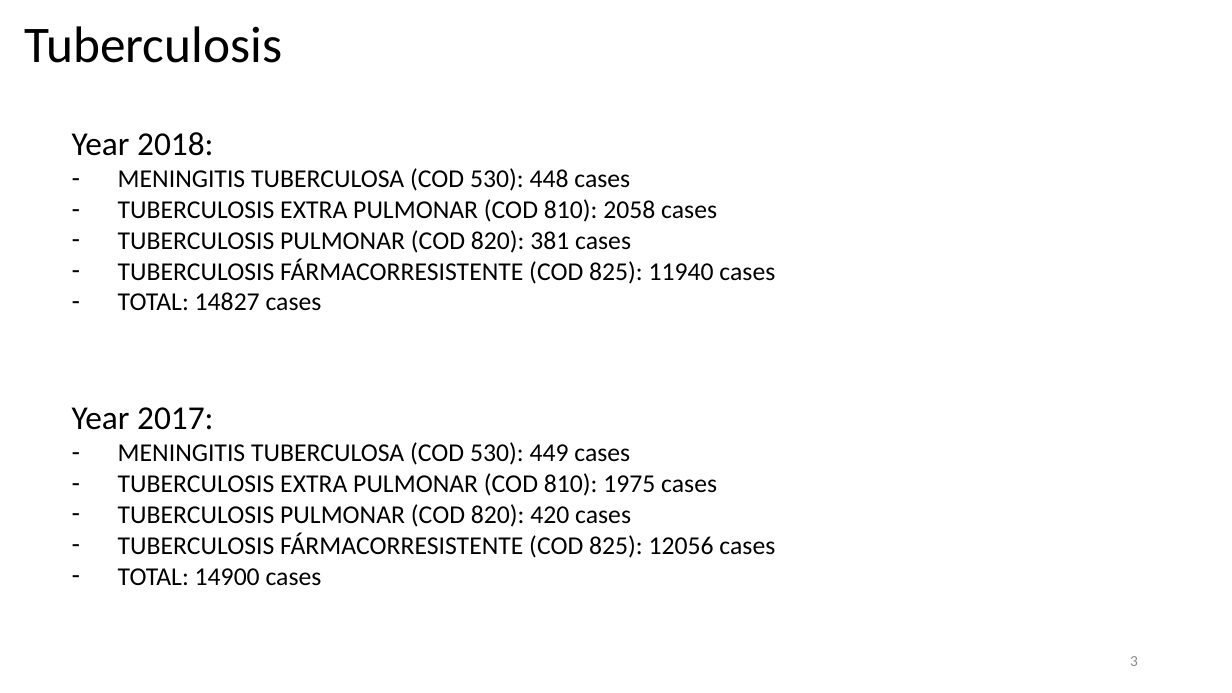
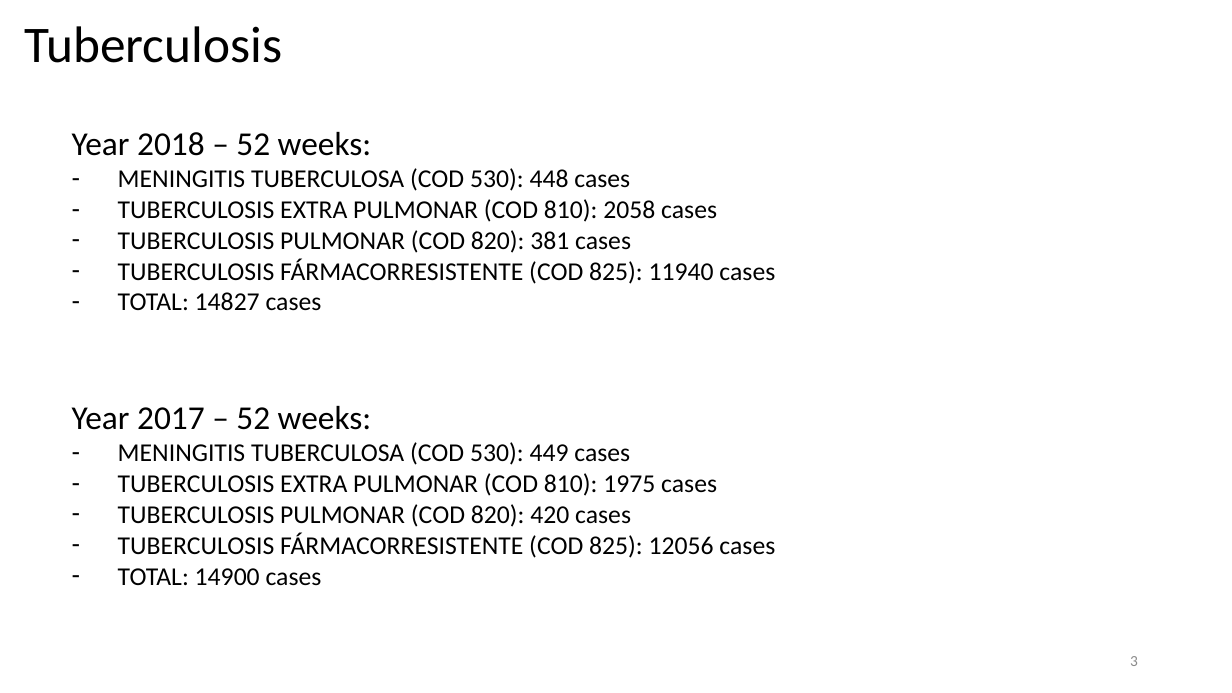
Before and after one commit to ansegura7/covid19-col-disease-impact, a slide deck: slide 3 of presentations/Presentation 6 - Tuberculosis Descriptive Analysis.pptx. Drawn at 1232x693 pixels with LibreOffice and Linux fonts; fonts in the diff are those of the drawing. Boxes give left, top, right and bottom in pixels: in the first picture for what was removed or moved away, otherwise in the second. Text is boxed around its words. In the diff, an @@ line names an element or a change of style, - is before the commit and + after.

```diff
--- a/presentations/Presentation 6 - Tuberculosis Descriptive Analysis.pptx
+++ b/presentations/Presentation 6 - Tuberculosis Descriptive Analysis.pptx
@@ text at (x1=72, y1=132, x2=372, y2=156): text changed @@
-Year 2018:
+Year 2018 – 52 weeks:
@@ text at (x1=72, y1=406, x2=372, y2=430): text changed @@
-Year 2017:
+Year 2017 – 52 weeks:
```
Also in this commit, not shown: 1 other slide changed, 1 other file.
